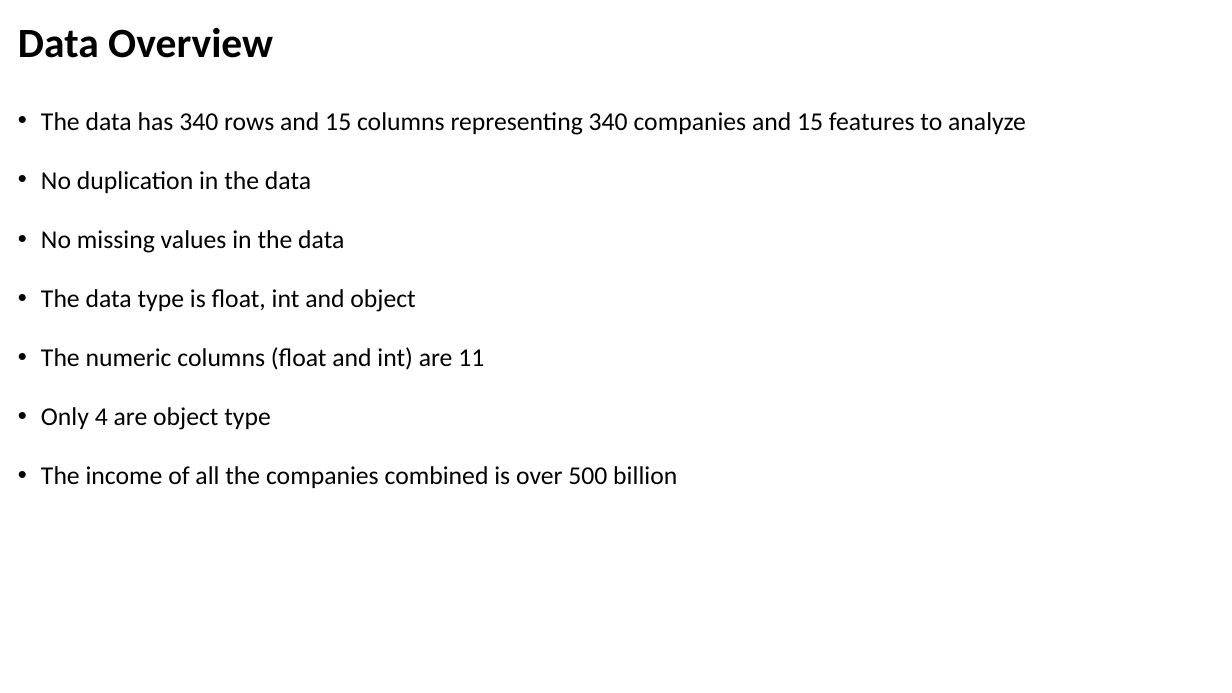
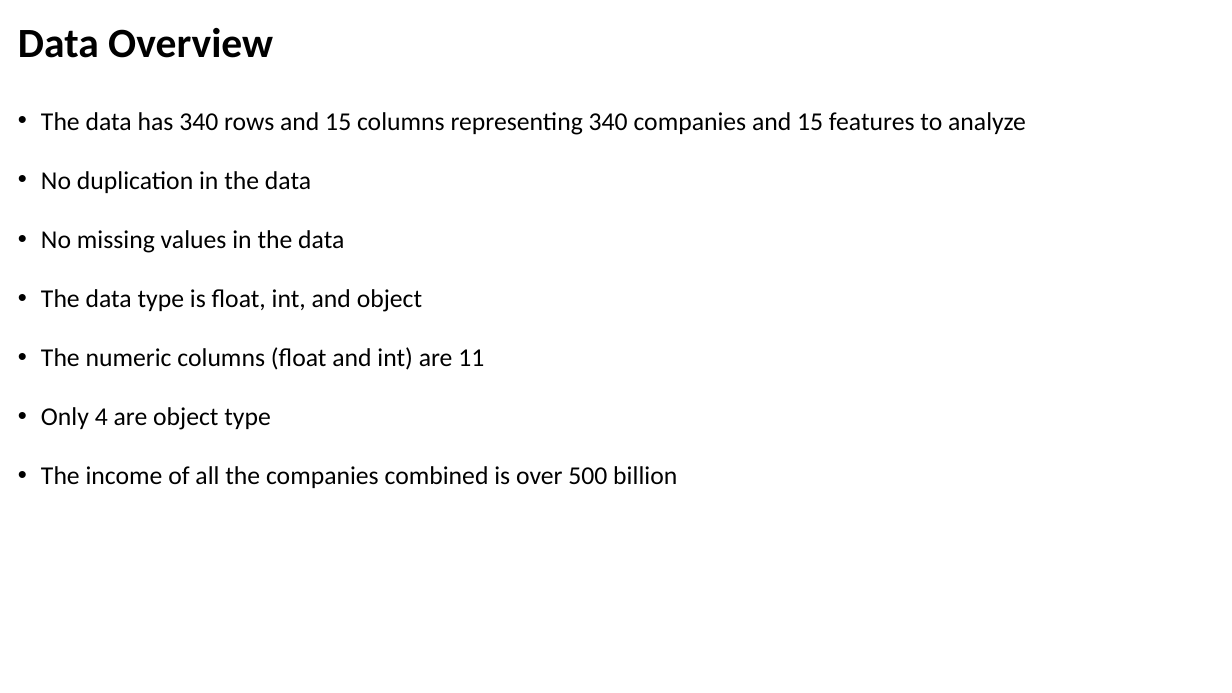
Before and after one commit to CodeAgbey/Trade, a slide deck: slide 4 of Trade.pptx. Drawn at 1232x693 pixels with LibreOffice and Linux fonts; fonts in the diff are those of the drawing. Boxes give left, top, right and bottom in pixels: in the first picture for what was removed or moved away, otherwise in the second. Text is boxed around its words. In the diff, an @@ line names an element or a change of style, - is before the commit and + after.

```diff
--- a/Trade.pptx
+++ b/Trade.pptx
@@ text at bbox=[41, 289, 422, 312]: text changed @@
-• The data type is float, int and object
+• The data type is float, int, and object
```
Also in this commit, not shown: 1 other slide changed.
